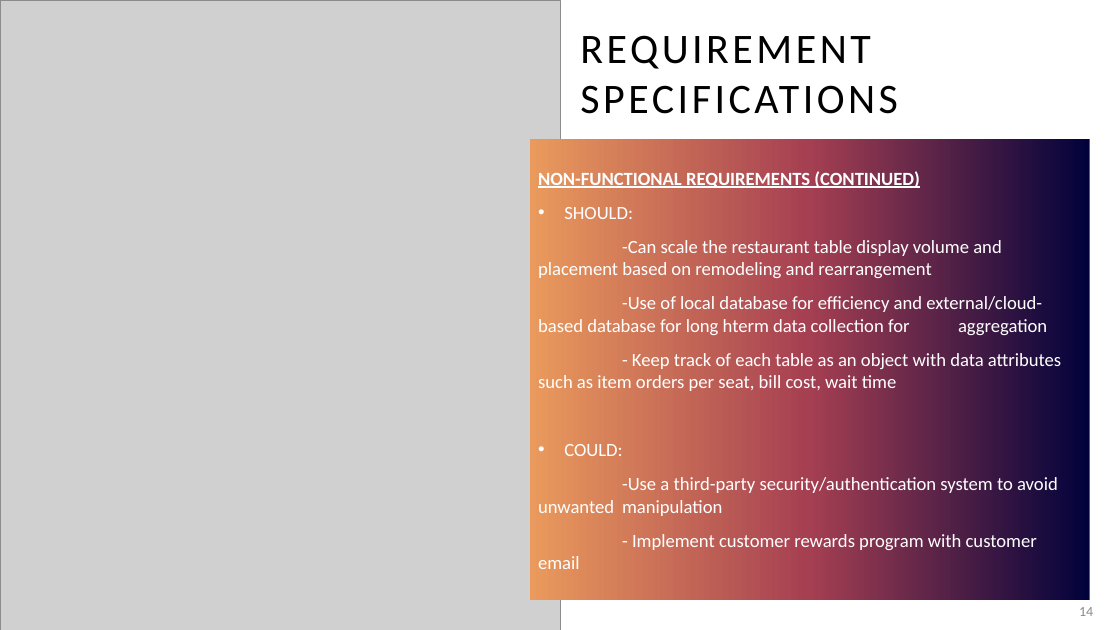
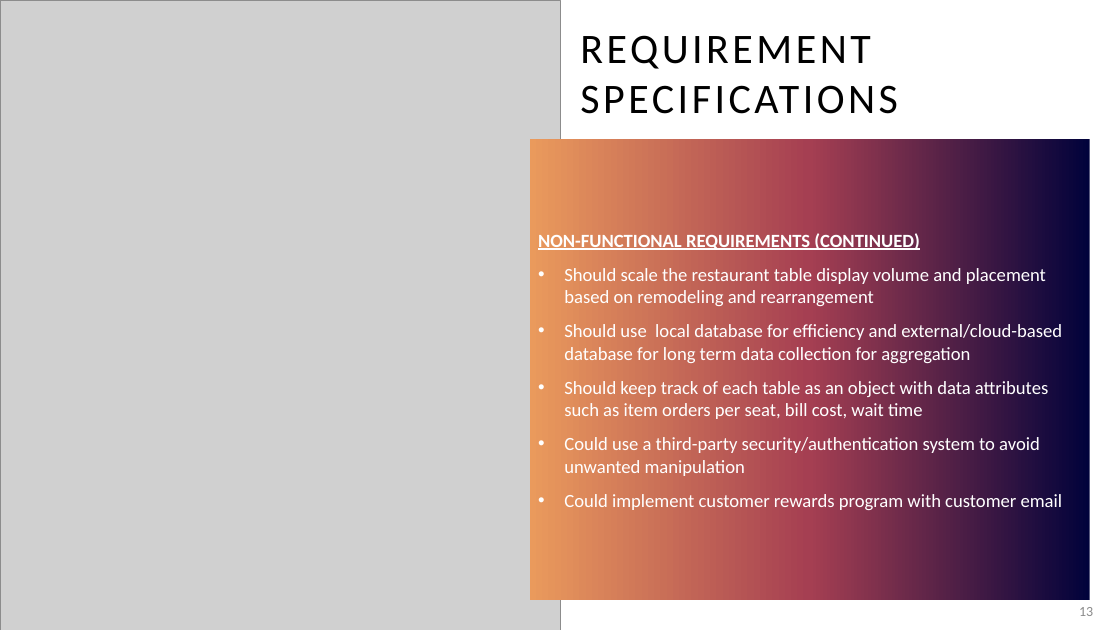
Before and after one commit to KL-3/CentRes, a slide deck: slide 13 of CentRes.pptx (slide 14 before the commit). Drawn at 1120x630 pixels with LibreOffice and Linux fonts; fonts in the diff are those of the drawing; grey boxes stand for pictures. Boxes give left, top, right and bottom in pixels: in the first picture for what was removed or moved away, otherwise in the second. Text is boxed around its words. In the diff, an @@ line names an element or a change of style, - is before the commit and + after.

```diff
--- a/CentRes.pptx
+++ b/CentRes.pptx
@@ text at (564, 268, 1063, 510): text changed @@
-• SHOULD:
--Can scale the restaurant table display volume and placement based on remodeling and rearrangement
--Use of local database for efficiency and external/cloud- based database for long hterm data collection for aggregation
-- Keep track of each table as an object with data attributes such as item orders per seat, bill cost, wait time
-• COULD:
--Use a third-party security/authentication system to avoid unwanted manipulation
-- Implement customer rewards program with customer email
+• Should scale the restaurant table display volume and placement based on remodeling and rearrangement
+• Should use local database for efficiency and external/cloud-based database for long term data collection for aggregation
+• Should keep track of each table as an object with data attributes such as item orders per seat, bill cost, wait time
+• Could use a third-party security/authentication system to avoid unwanted manipulation
+• Could implement customer rewards program with customer email
@@ page number at (1079, 607, 1093, 616): text changed @@
-14
+13
```
Also in this commit, not shown: 13 other slides changed, 1 slide removed.
